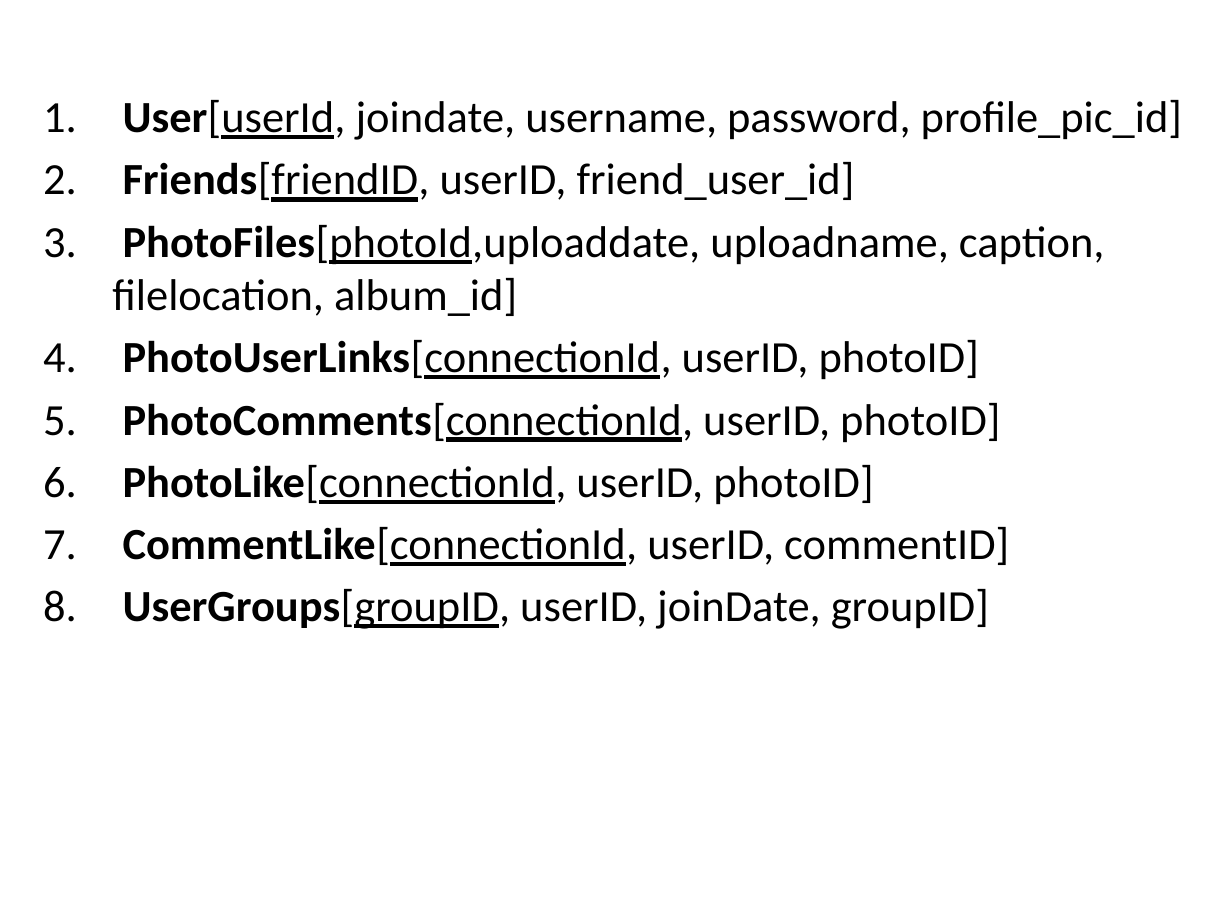
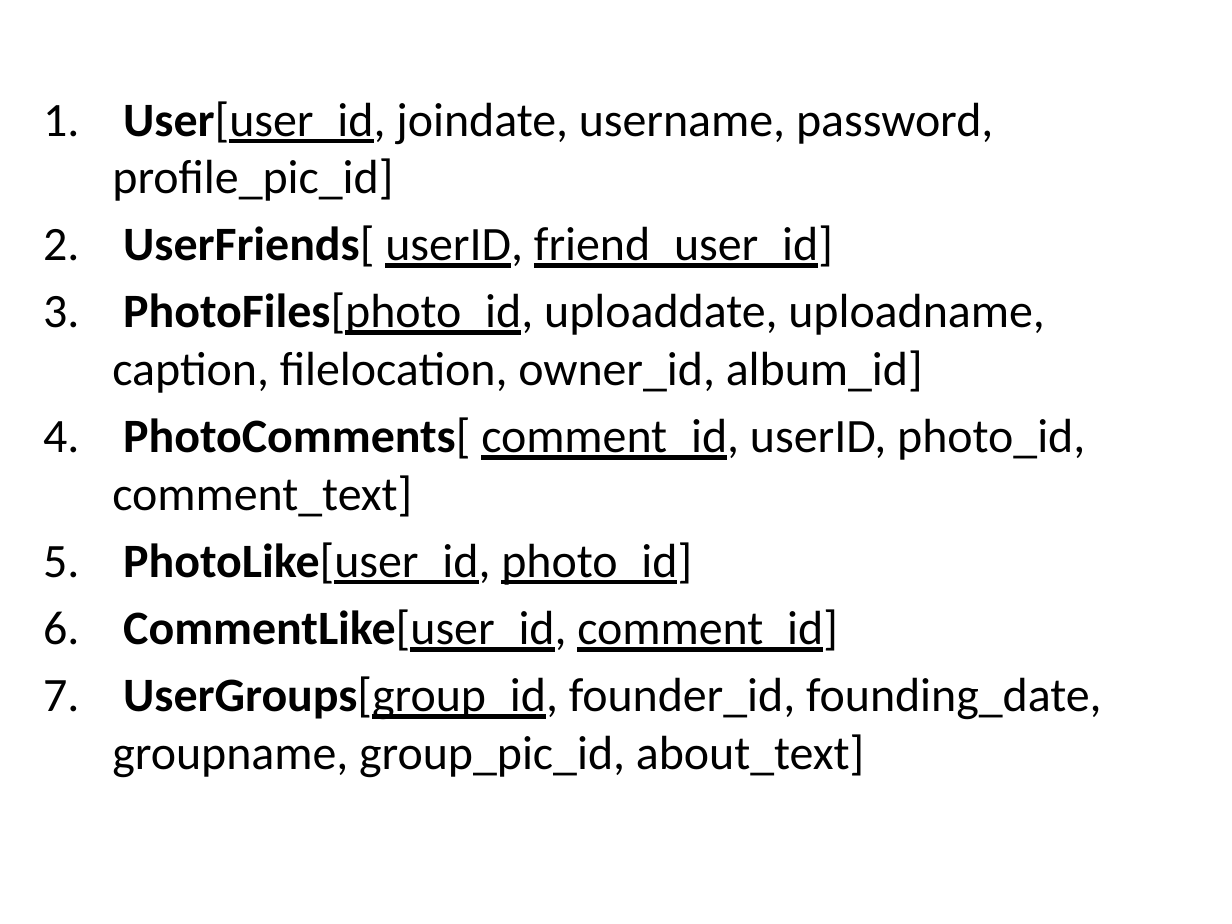
Before and after one commit to gwalda19/hairy-wookie, a slide deck: slide 13 of Minibase/FinalProject/FinalPresentation.pptx. Drawn at 1232x924 pixels with LibreOffice and Linux fonts; fonts in the diff are those of the drawing. Boxes give left, top, right and bottom in pixels: in the first picture for what was removed or moved away, otherwise in the second. Text is boxed around its words. In the diff, an @@ line names an element or a change of style, - is before the commit and + after.

```diff
--- a/Minibase/FinalProject/FinalPresentation.pptx
+++ b/Minibase/FinalProject/FinalPresentation.pptx
@@ text at [112, 101, 1101, 778]: text changed; size 26 to 28 pt @@
-1. User[userId, joindate, username, password, profile_pic_id]
-2. Friends[friendID, userID, friend_user_id]
-3. PhotoFiles[photoId,uploaddate, uploadname, caption, filelocation, album_id]
-4. PhotoUserLinks[connectionId, userID, photoID]
-5. PhotoComments[connectionId, userID, photoID]
-6. PhotoLike[connectionId, userID, photoID]
-7. CommentLike[connectionId, userID, commentID]
-8. UserGroups[groupID, userID, joinDate, groupID]
+1. User[user_id, joindate, username, password, profile_pic_id]
+2. UserFriends[ userID, friend_user_id]
+3. PhotoFiles[photo_id, uploaddate, uploadname, caption, filelocation, owner_id, album_id]
+4. PhotoComments[ comment_id, userID, photo_id, comment_text]
+5. PhotoLike[user_id, photo_id]
+6. CommentLike[user_id, comment_id]
+7. UserGroups[group_id, founder_id, founding_date, groupname, group_pic_id, about_text]
```
Also in this commit, not shown: 1 other slide changed.
